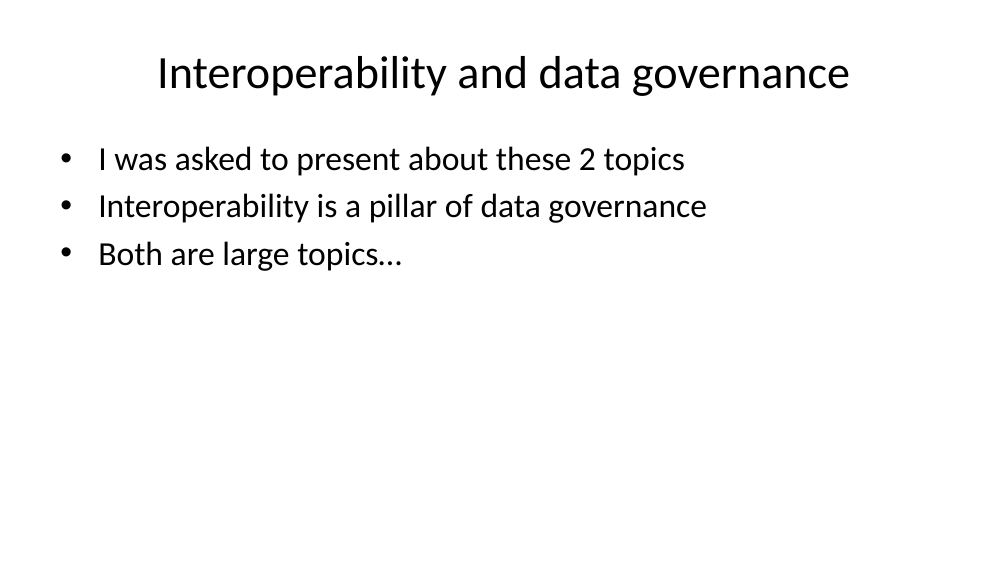
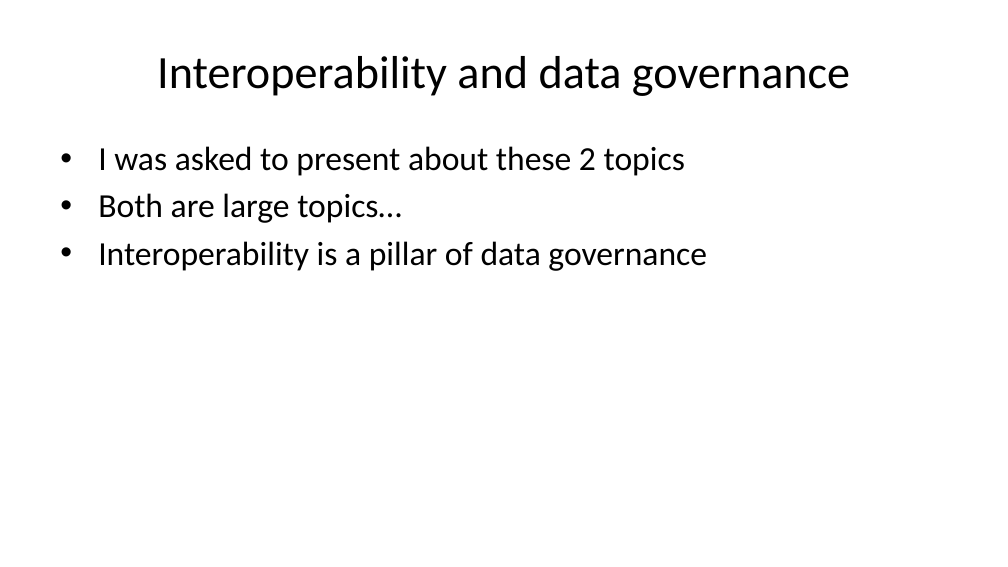
Before and after one commit to pvgenuchten/slides, a slide deck: slide 7 of slides/2026-soil-information-systems-for-decision-making-in-africa.pptx (slide 5 before the commit). Drawn at 1008x567 pixels with LibreOffice and Linux fonts; fonts in the diff are those of the drawing. Boxes give left, top, right and bottom in pixels: in the first picture for what was removed or moved away, otherwise in the second. Text is boxed around its words. In the diff, an @@ line names an element or a change of style, - is before the commit and + after.

```diff
--- a/slides/2026-soil-information-systems-for-decision-making-in-africa.pptx
+++ b/slides/2026-soil-information-systems-for-decision-making-in-africa.pptx
@@ text at (98, 193, 402, 223): paragraph added @@
+• Both are large topics…
@@ text at (98, 241, 402, 271): paragraph removed @@
-• Both are large topics…
```
Also in this commit, not shown: 8 other slides changed, 3 slides added, 1 slide removed, 44 other files.
